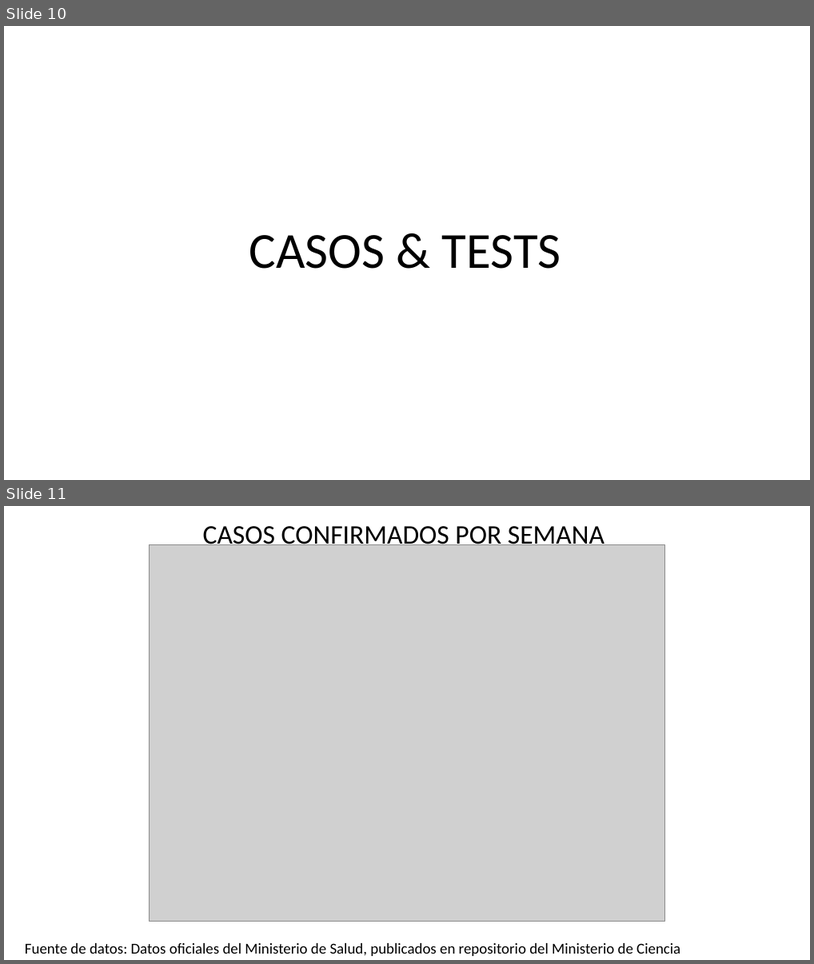
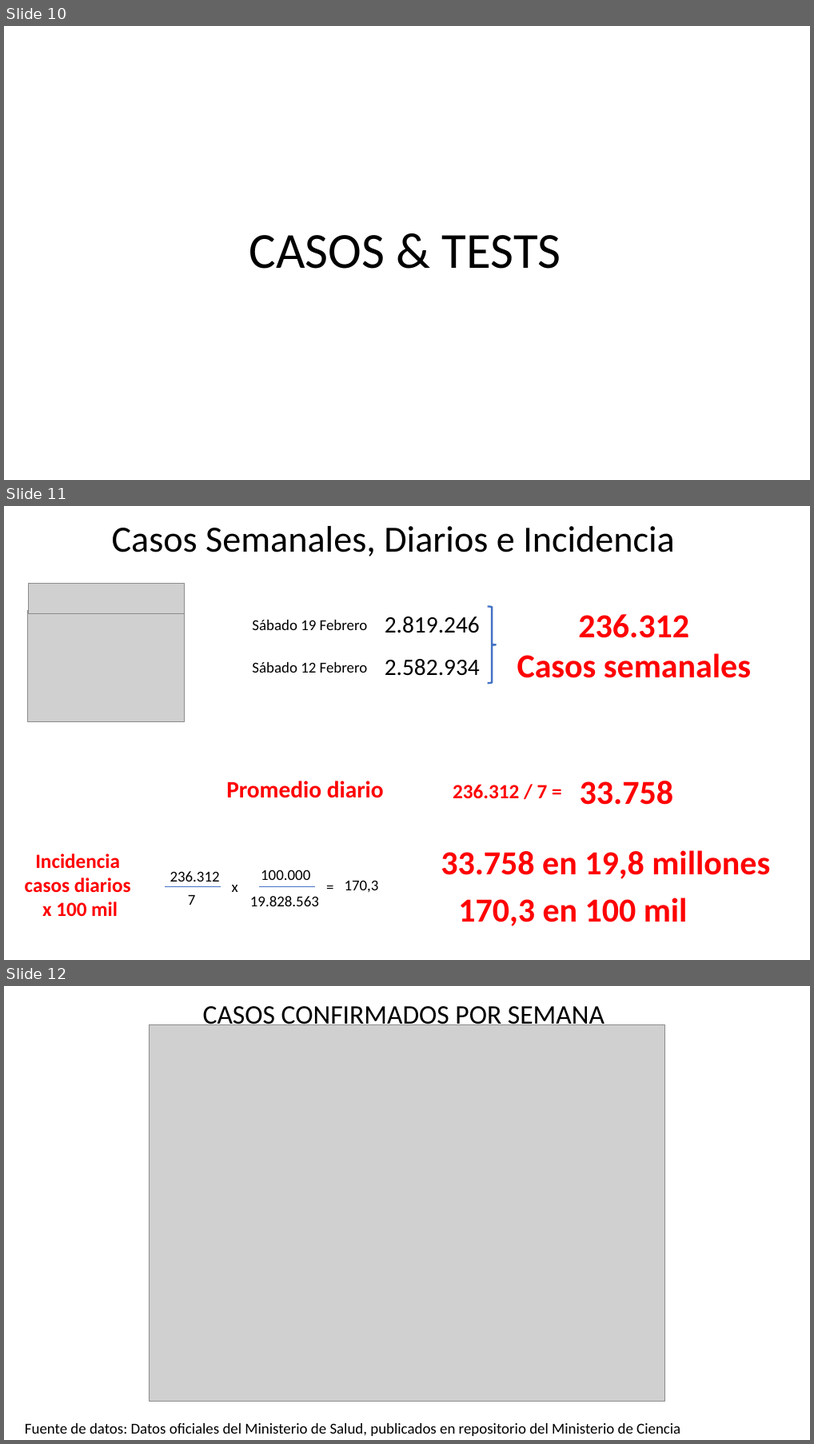
Before and after one commit to dataCovid19CL/capsulasSemanales, a slide deck: DATOS COVID Chile 2022 02 19.pptx. Shown one above the other, each under a label of ours: slides 10 and 11 before the commit, slides 10, 11 and 12 after it. The pictures are 814x964 and 814x1444 pixels, drawn with LibreOffice and Linux fonts; fonts in the diff are those of the drawing; grey boxes stand for pictures. Boxes give left, top, right and bottom in pixels: in the first picture for what was removed or moved away, otherwise in the second. Text is boxed around its words. In the diff, an @@ line names an element or a change of style, - is before the commit and + after.

```diff
--- a/DATOS COVID Chile 2022 02 19.pptx
+++ b/DATOS COVID Chile 2022 02 19.pptx
@@ slide 11 added at <box>4,506,810,960</box>, background #FFFFFF @@
@@ title added at <box>112,526,675,556</box>, 44 pt, text #000000 @@
+Casos Semanales, Diarios e Incidencia
@@ picture added at <box>28,584,184,614</box> @@
@@ picture added at <box>27,611,185,721</box> @@
@@ text added at <box>252,620,368,630</box>, 18 pt, text #000000 @@
+Sábado 19 Febrero
@@ text added at <box>385,616,480,633</box>, 28 pt, text #000000 @@
+2.819.246
@@ right brace added at <box>488,607,497,684</box>, outline #4472C4 2.25 pt @@
@@ text added at <box>518,614,751,678</box>, 40 pt, text #FE0102, bold @@
+236.312
+Casos semanales
@@ text added at <box>252,662,368,672</box>, 18 pt, text #000000 @@
+Sábado 12 Febrero
@@ text added at <box>385,659,480,676</box>, 28 pt, text #000000 @@
+2.582.934
@@ text added at <box>226,780,384,798</box>, 28 pt, text #FE0102, bold @@
+Promedio diario
@@ text added at <box>453,784,548,798</box>, 24 pt, text #FE0102, bold @@
+236.312 / 7 =
@@ text added at <box>580,780,674,804</box>, 40 pt, text #FE0102, bold @@
+33.758
@@ text added at <box>25,853,131,916</box>, 24 pt, text #FE0102, bold @@
+Incidencia
+casos diarios
+x 100 mil
@@ text added at <box>441,850,770,879</box>, 40 pt, text #FE0102, bold @@
+33.758 en 19,8 millones
@@ line added from (165, 886) to (221, 886), #4472C4 0.5 pt @@
@@ text added at <box>170,871,220,881</box>, 18 pt, text #000000 @@
+236.312
@@ text added at <box>232,884,238,892</box>, 18 pt, text #000000 @@
+x
@@ line added from (259, 887) to (315, 887), #4472C4 0.5 pt @@
@@ text added at <box>261,869,310,880</box>, 18 pt, text #000000 @@
+100.000
@@ text added at <box>320,874,344,898</box>, 18 pt, text #000000 @@
+=
@@ text added at <box>345,880,379,892</box>, 18 pt, text #000000 @@
+170,3
@@ text added at <box>188,895,196,904</box>, 18 pt, text #000000 @@
+7
@@ text added at <box>250,896,319,906</box>, 18 pt, text #000000 @@
+19.828.563
@@ text added at <box>458,897,688,926</box>, 40 pt, text #FE0102, bold @@
+170,3 en 100 mil
@@ what was slide 11 is now slide 12 @@
```
Also in this commit, not shown: 2 slides changed, 2 other slides added, 3 other files.
